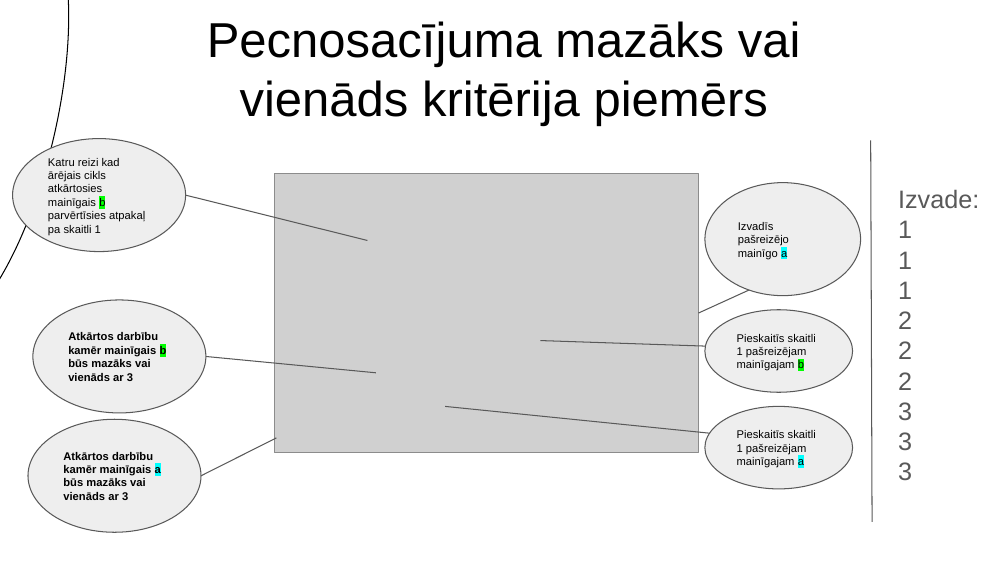
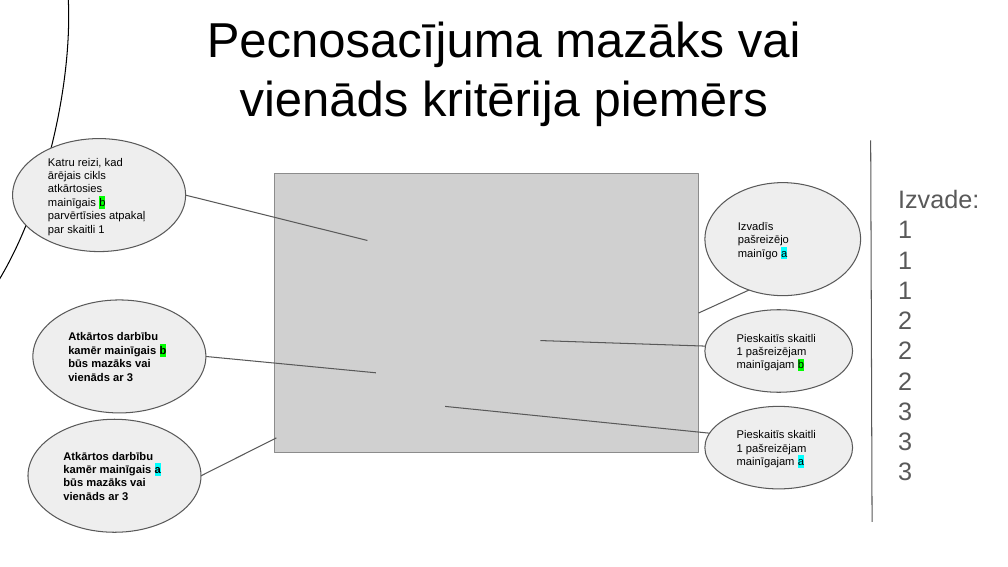
Before and after one commit to Siksna/2PT1_Eksamens, a slide deck: slide 7 of Pecnosacījumu_MācībuMaterials.pptx. Drawn at 1008x567 pixels with LibreOffice and Linux fonts; fonts in the diff are those of the drawing; grey boxes stand for pictures. Boxes give left, top, right and bottom in pixels: in the first picture for what was removed or moved away, otherwise in the second. Text is boxed around its words. In the diff, an @@ line names an element or a change of style, - is before the commit and + after.

```diff
--- a/Pecnosacījumu_MācībuMaterials.pptx
+++ b/Pecnosacījumu_MācībuMaterials.pptx
@@ text in ellipse at (48, 158, 145, 235): text changed @@
-Katru reizi kad ārējais cikls atkārtosies mainīgais b parvērtīsies atpakaļ pa skaitli 1
+Katru reizi, kad ārējais cikls atkārtosies mainīgais b parvērtīsies atpakaļ par skaitli 1
```
Also in this commit, not shown: 6 other slides changed, 3 slides added, 3 slides removed, 1 other file.
